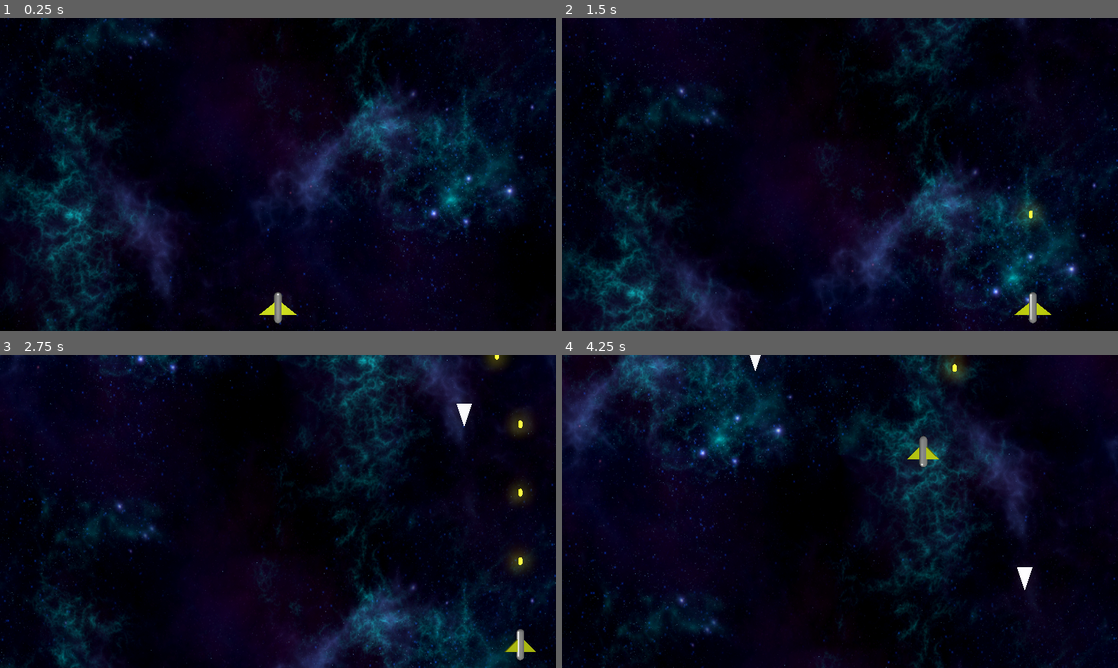
Above: before the commit, frames 1-4 (two rows, left to right).
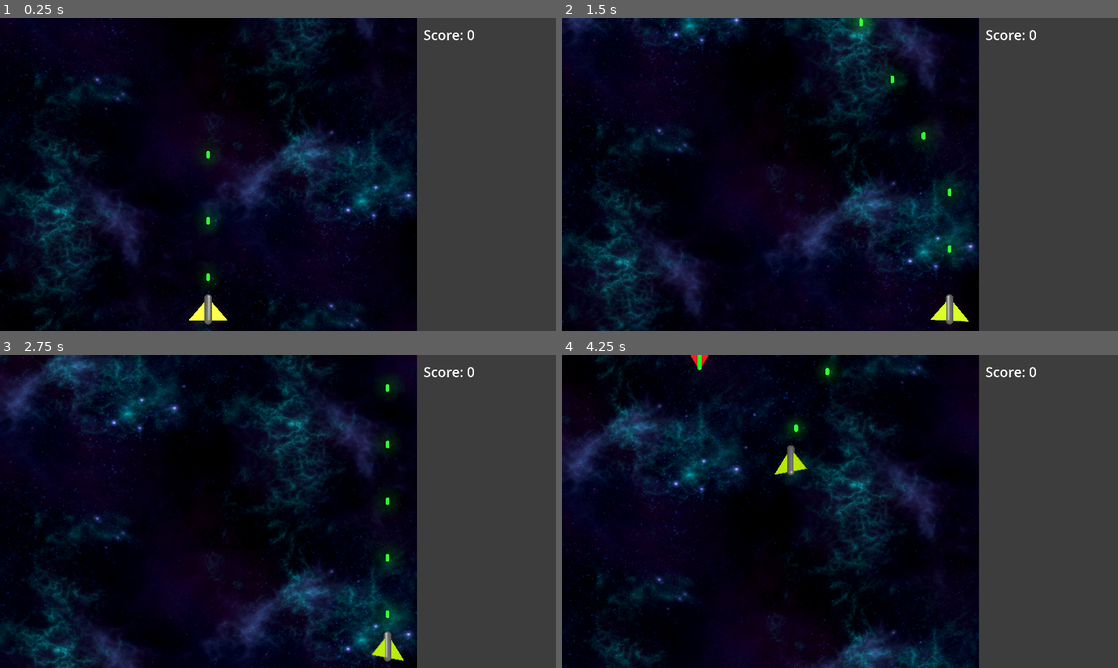
Above: after the commit, the same moments.

Repository: Yatchanek/Galaxxon
Game: Godot game, scene res://world.tscn
Two runs of this game, one before a commit and one after it. Both use one fixed random seed, a clock stepped at 60 frames per second and the inputs below. Before the commit the project has no main scene; this scene is started directly in both runs.
Inputs (mouse positions are in pixels of both pictures, inside the frame that each line leads up to):
- Up to frame 1 (0.25 s): no input
- Up to frame 2 (1.5 s): tap Enter (ui_accept) at 0.5, 1.35 s; move the mouse to (962, 158) at 0.52 s; hold Right (ui_right) 0.53-1.28 s; hold Enter (ui_accept) 0.53-1.28 s; move the mouse to (728, 190) at 1.27 s; hold Down (ui_down) from 1.28 s (still down)
- Up to frame 3 (2.75 s): tap Enter (ui_accept) at 1.52, 1.82 s; move the mouse to (333, 442) at 2.02 s; release Down (ui_down) at 2.03 s; hold Right (ui_right) from 2.03 s (still down); hold Enter (ui_accept) from 2.03 s (still down)
- Up to frame 4 (4.25 s): move the mouse to (812, 574) at 2.77 s; release Right (ui_right) at 2.78 s; release Enter (ui_accept) at 2.78 s; hold Up (ui_up) 2.78-3.53 s; tap Enter (ui_accept) at 2.85, 3.02, 3.32 s; move the mouse to (1006, 558) at 3.52 s; hold Left (ui_left) from 3.53 s (still down); hold Enter (ui_accept) from 3.53 s (still down)

The runs differ from the first frame. In frame 1, 43% of the frame differs, in the area x 0-100%, y 0-100%; in frame 2, 44%; in frame 3, 46%; in frame 4, 49%.

Commit message:
weapon levels and enemy hp

Diff:
--- /dev/null
+++ b/basic_cannon_weapon.gd
@@ -0,0 +1,53 @@
+extends Node3D
+
+@export var fire_rate : float = 0.1
+@export var power_level : int = 1
+@export var bullet_power : int
+@export var spread_fire : bool = false
+@export var is_player_weapon : bool = true
+
+var elapsed_time : float = 0.0
+var can_shoot : bool = true
+
+func _ready() -> void:
+	set_muzzles()
+
+func set_muzzles():
+	for muzzle in get_children():
+		muzzle.queue_free()
+	var interval : float = 1.0
+	var num_muzzles : int = wrapi(power_level, 1, 4)
+	if num_muzzles % 2 == 0:
+		for i in num_muzzles:
+			var muzzle : Marker3D = Marker3D.new()
+			muzzle.position.x = -interval * 0.5 - interval * (num_muzzles / 2 - 1) + i * interval
+			if num_muzzles > 2 and spread_fire:
+				muzzle.rotate_y((num_muzzles / 2) * PI / 16 -  i * PI / 16)
+			add_child(muzzle)
+	else:
+		for i in num_muzzles:
+			var muzzle : Marker3D = Marker3D.new()
+			muzzle.position.x = -interval * ((num_muzzles - 1) / 2) + i * interval
+			if num_muzzles > 2 and spread_fire:
+				muzzle.rotate_y(((num_muzzles - 1) / 2) * PI / 16 -  i * PI / 16)
+			add_child(muzzle)
+
+	bullet_power = power_level / 4 + 1
+
+func _process(delta: float) -> void:
+	if is_player_weapon:
+		if Input.is_action_pressed("ui_accept") and can_shoot:
+			shoot()
+	elif can_shoot:
+		shoot()
+
+	if !can_shoot:
+		elapsed_time += delta
+		if elapsed_time >= fire_rate:
+			can_shoot = true
+			elapsed_time -= fire_rate
+
+func shoot():
+	can_shoot = false
+	for muzzle : Marker3D in get_children():
+		BulletPool.release_from_pool(muzzle, is_player_weapon, bullet_power)
--- /dev/null
+++ b/basic_cannon_weapon.tscn
@@ -0,0 +1,6 @@
+[gd_scene load_steps=2 format=3 uid="uid://cego0uqcbg47c"]
+
+[ext_resource type="Script" uid="uid://b7m2w20eslx5k" path="res://basic_cannon_weapon.gd" id="1_pr41r"]
+
+[node name="BasicCannonWeapon" type="Node3D"]
+script = ExtResource("1_pr41r")
--- a/bkg.gdshader
+++ b/bkg.gdshader
@@ -6,7 +6,7 @@
 
 
 void fragment() {
-	float resolution = 1280.0 / 720.0;
+	float resolution = 60.0 / 50.0;
 	vec2 uv = UV;
 	uv -= 0.5;
 	uv.y /= resolution;
--- /dev/null
+++ b/body_color_shader.gdshader
@@ -0,0 +1,14 @@
+shader_type spatial;
+
+instance uniform vec4 body_color : source_color;
+
+void fragment() {
+	METALLIC = 0.5;
+	ROUGHNESS = 0.5;
+	ALBEDO = body_color.rgb;
+}
+
+//void light() {
+//	// Called for every pixel for every light affecting the material.
+//	// Uncomment to replace the default light processing function with this one.
+//}
--- /dev/null
+++ b/body_material.tres
@@ -0,0 +1,7 @@
+[gd_resource type="ShaderMaterial" load_steps=2 format=3 uid="uid://dqcixbsnrlyye"]
+
+[ext_resource type="Shader" uid="uid://mqvu22jqs3x5" path="res://body_color_shader.gdshader" id="1_mntd7"]
+
+[resource]
+render_priority = 0
+shader = ExtResource("1_mntd7")
--- a/bullet.gd
+++ b/bullet.gd
@@ -2,11 +2,15 @@
 class_name Bullet
 
 @onready var hurtbox : HurtBox = $Hurtbox
+@onready var body : MeshInstance3D = $Body
 
+@export var base_damage : int = 1
 var velocity : Vector3
 var speed : float = 75
 
+var power_level : int = 1
 
+var body_colors : PackedColorArray = [Color(0.0, 3.0, 0.0, 1.0), Color(3.0, 3.0, 0.0, 1.0), Color(3.0, 0.0, 0.0, 1.0)]
 
 func _ready() -> void:
     set_physics_process(false)
@@ -15,9 +19,13 @@
 func _physics_process(delta: float) -> void:
     position += velocity * delta
 
-    if position.x < -40 or position.x > 40 or position.z > 2 or position.z < -40:
+    if position.x < -30 or position.x > 30 or position.z > 2 or position.z < -45:
         return_to_pool()
 
+
+func set_damage():
+    hurtbox.damage = base_damage * power_level
+    body.set_instance_shader_parameter("body_color", body_colors[power_level - 1])
 
 func adjust_collision(is_player_bullet : bool):
     if is_player_bullet:
--- /dev/null
+++ b/bullet.gdshader
@@ -0,0 +1,7 @@
+shader_type spatial;
+
+instance uniform vec4 body_color : source_color;
+
+void fragment() {
+	ALBEDO = body_color.rgb;
+}
--- a/bullet.tscn
+++ b/bullet.tscn
@@ -1,13 +1,15 @@
-[gd_scene load_steps=6 format=3 uid="uid://dsvrbcqig88fv"]
+[gd_scene load_steps=7 format=3 uid="uid://dsvrbcqig88fv"]
 
 [ext_resource type="Script" uid="uid://dfnbjyyrj7tta" path="res://bullet.gd" id="1_v7oki"]
+[ext_resource type="Shader" uid="uid://7xnwjjrrijoq" path="res://bullet.gdshader" id="2_t4vbm"]
 [ext_resource type="Script" uid="uid://dvaeel6ym74wp" path="res://hurtbox.gd" id="2_v8qja"]
 
-[sub_resource type="StandardMaterial3D" id="StandardMaterial3D_v7oki"]
-albedo_color = Color(5, 5, 0, 1)
+[sub_resource type="ShaderMaterial" id="ShaderMaterial_2b2rl"]
+render_priority = 0
+shader = ExtResource("2_t4vbm")
 
 [sub_resource type="CapsuleMesh" id="CapsuleMesh_rtl8c"]
-material = SubResource("StandardMaterial3D_v7oki")
+material = SubResource("ShaderMaterial_2b2rl")
 radius = 0.25
 height = 1.0
 
@@ -19,6 +21,7 @@
 
 [node name="Body" type="MeshInstance3D" parent="."]
 transform = Transform3D(1, 0, 0, 0, -4.37114e-08, 1, 0, -1, -4.37114e-08, 0, 0, 0)
+instance_shader_parameters/body_color = Color(0, 3, 0, 1)
 mesh = SubResource("CapsuleMesh_rtl8c")
 
 [node name="Hurtbox" type="Area3D" parent="." node_paths=PackedStringArray("actor")]
--- a/bullet_pool.gd
+++ b/bullet_pool.gd
@@ -14,12 +14,14 @@
 		add_child.call_deferred(bullet)
 
 
-func release_from_pool(spawning_spot : Marker3D, for_player : bool = false):
+func release_from_pool(spawning_spot : Marker3D, for_player : bool = false, power_level : int = 1):
 	if pool.is_empty():
 		return
 	var bullet : Bullet = pool.pop_back()
 	bullet.global_transform = spawning_spot.global_transform
 	bullet.visible = true
+	bullet.power_level = power_level
+	bullet.set_damage()
 	bullet.adjust_collision(for_player)
 	bullet.start()
 
--- a/enemy.gd
+++ b/enemy.gd
@@ -1,51 +1,41 @@
 extends Node3D
-class_name SineEnemy
+class_name Enemy
 
-@onready var body_pivot : Node3D = $BodyPivot
+@onready var body_pivot = $BodyPivot
 
-@export var turning : bool = true
-@export var yawing : bool = true
+@export var hp : int = 5
+@export var speed : float = 30.0
+
+@export var body_colors : Array[Color] = []
 
 var velocity : Vector3
-var angle : float = 0.0
-var angle_2 : float = 0.0
-var speed : float = 15.0
-
 var rotation_quat : Quaternion
 
+
 func _ready() -> void:
-	velocity = -basis.z * speed
+	velocity = -global_basis.z * speed
 	rotation_quat = body_pivot.transform.basis.get_rotation_quaternion()
+	set_colors()
 
-	if global_basis.z.dot(Vector3.FORWARD) > 0.5:
-		turning = false
-		yawing = false
-
-func _process(delta: float) -> void:
-	angle += delta * 4.0
+func set_colors():
+	for i in body_pivot.get_child_count():
+		var body_part = body_pivot.get_child(i)
+		body_part.set_instance_shader_parameter("body_color", body_colors[i])
 
 
-func _physics_process(delta: float) -> void:
-	velocity = -global_basis.z.rotated(Vector3.UP, PI / 6 * sin(angle)) * speed
-	position += velocity * delta
+func take_damage(amount : float):
+	hp -= amount
+	if hp <= 0:
+		die()
+	else:
+		blink()
 
-	if turning:
-		rotation_quat = Quaternion(Vector3.UP, PI / 6 * sin(angle))
+func blink():
+	for i in body_pivot.get_child_count():
+		var body_part : MeshInstance3D = body_pivot.get_child(i)
+		body_part.set_instance_shader_parameter("body_color", Color.WHITE)
+		await get_tree().create_timer(0.075).timeout
+		body_part.set_instance_shader_parameter("body_color", body_colors[i])
 
-	if yawing:
-		if velocity.z > 0:
-			if turning:
-				rotation_quat *= Quaternion(Vector3.BACK, PI / 6 + PI / 8 * abs(velocity.z) / speed)
-			else:
-				rotation_quat = Quaternion(Vector3.BACK, PI / 6 + PI / 8 * abs(velocity.z) / speed)
-		else:
-			if turning:
-				rotation_quat *= Quaternion(Vector3.BACK, -PI / 6 - PI / 8 * abs(velocity.z) / speed)
-			else:
-				rotation_quat = Quaternion(Vector3.BACK, -PI / 6 - PI / 8 * abs(velocity.z) / speed)
-
-	body_pivot.rotation = body_pivot.transform.basis.get_rotation_quaternion().slerp(rotation_quat, 0.05).get_euler()
-
-
-	if (velocity.x > 0 and position.x > 40) or (velocity.x < 0 and position.x < -40) or (velocity.y > 0 and position.y < 2):
-		queue_free()
+func die():
+	pass
--- a/enemy.tscn
+++ /dev/null
@@ -1,30 +0,0 @@
-[gd_scene load_steps=5 format=3 uid="uid://dppaho64ksomi"]
-
-[ext_resource type="Script" uid="uid://c5186jr5uk3wk" path="res://enemy.gd" id="1_7k104"]
-[ext_resource type="PackedScene" uid="uid://bu881agq7bkoc" path="res://hitbox.tscn" id="2_4gyqm"]
-
-[sub_resource type="PrismMesh" id="PrismMesh_7k104"]
-size = Vector3(2, 3, 0.3)
-
-[sub_resource type="BoxShape3D" id="BoxShape3D_qi2p4"]
-resource_local_to_scene = true
-size = Vector3(2, 0.3, 3)
-
-[node name="Enemy" type="Node3D"]
-script = ExtResource("1_7k104")
-
-[node name="BodyPivot" type="Node3D" parent="."]
-
-[node name="Body" type="MeshInstance3D" parent="BodyPivot"]
-transform = Transform3D(1, 0, 0, 0, -4.37114e-08, 1, 0, -1, -4.37114e-08, 0, 0, -0.5)
-mesh = SubResource("PrismMesh_7k104")
-skeleton = NodePath("../..")
-
-[node name="Hitbox" parent="BodyPivot" node_paths=PackedStringArray("actor") instance=ExtResource("2_4gyqm")]
-transform = Transform3D(1, 0, 0, 0, 1, 0, 0, 0, 1, 0, 0, -0.5)
-actor = NodePath("../..")
-
-[node name="CollisionShape3D" parent="BodyPivot/Hitbox" index="0"]
-shape = SubResource("BoxShape3D_qi2p4")
-
-[editable path="BodyPivot/Hitbox"]
--- a/enemy_path.gd
+++ b/enemy_path.gd
@@ -17,7 +17,6 @@
     var max_z : int = 15
 
     var interval : float = width / (point_num + 1)
-    print(interval)
     max_x = interval * 0.4
     min_x = max_x * 0.75
 
--- /dev/null
+++ b/event_bus.gd
@@ -0,0 +1,4 @@
+extends Node
+
+signal enemy_destroyed
+signal score_changed(score : int)
--- a/hitbox.gd
+++ b/hitbox.gd
@@ -4,5 +4,5 @@
 
 func _on_area_entered(area:Area3D) -> void:
 	if area is HurtBox:
-		actor.queue_free()
+		actor.take_damage(area.damage)
 		area.destroy()
--- /dev/null
+++ b/hud.gd
@@ -0,0 +1,12 @@
+extends Control
+class_name HUD
+
+@onready var score_label : Label = $ScoreLabel
+
+
+func _ready() -> void:
+    EventBus.score_changed.connect(_on_score_changed)
+
+
+func _on_score_changed(score : int):
+    score_label.text = "Score: %d" % score
--- a/player.gd
+++ b/player.gd
@@ -23,11 +23,19 @@
 @onready var body_pivot : Node3D = $BodyPivot
 @onready var body : MeshInstance3D = $BodyPivot/Body
 @onready var shoot_timer : Timer = $ShootTimer
-
+@onready var main_weapon_slot : Node3D = $MainWeaponSlot
 
 var velocity : Vector3 = Vector3.ZERO
 
 var can_shoot : bool = true
+
+var shoot_interval : float = 0.1
+var power_level : int = 9
+var bullet_power : int = 1
+
+var spread_fire : bool = true
+
+
 
 func _physics_process(delta: float) -> void:
 	if controller_type == ControllerType.MOUSE:
@@ -73,14 +81,11 @@
 
 
 	position += velocity * delta
-	position.x = clamp(position.x, -31, 31)
-	position.z = clamp(position.z, -33, 0)
+	position.x = clamp(position.x, -23, 23)
+	position.z = clamp(position.z, -40, 0)
 	position.y = clamp(position.y, -3.5, 15)
 
-	if Input.is_action_pressed("ui_accept") and can_shoot:
-		can_shoot = false
-		BulletPool.release_from_pool($Marker3D, true)
-		shoot_timer.start()
+
 
 
 
--- a/player.tscn
+++ b/player.tscn
@@ -1,24 +1,16 @@
 [gd_scene load_steps=6 format=3 uid="uid://42m5coqfeveg"]
 
 [ext_resource type="Script" uid="uid://80aaxx0ho1tj" path="res://player.gd" id="1_4flbx"]
-
-[sub_resource type="StandardMaterial3D" id="StandardMaterial3D_4flbx"]
-albedo_color = Color(0.381703, 0.381703, 0.381703, 1)
-metallic = 0.5
-roughness = 0.4
+[ext_resource type="Material" uid="uid://dqcixbsnrlyye" path="res://body_material.tres" id="2_onrkg"]
+[ext_resource type="PackedScene" uid="uid://cego0uqcbg47c" path="res://basic_cannon_weapon.tscn" id="3_i3pqv"]
 
 [sub_resource type="CapsuleMesh" id="CapsuleMesh_onrkg"]
-material = SubResource("StandardMaterial3D_4flbx")
+material = ExtResource("2_onrkg")
 height = 4.0
 
-[sub_resource type="StandardMaterial3D" id="StandardMaterial3D_onrkg"]
-albedo_color = Color(0.600552, 0.650064, 0.0330196, 1)
-metallic = 0.5
-roughness = 0.3
-
 [sub_resource type="PrismMesh" id="PrismMesh_fj7yv"]
-material = SubResource("StandardMaterial3D_onrkg")
-size = Vector3(5, 2, 0.25)
+material = ExtResource("2_onrkg")
+size = Vector3(5, 3, 0.25)
 
 [node name="Player" type="Node3D"]
 script = ExtResource("1_4flbx")
@@ -27,19 +19,24 @@
 
 [node name="Body" type="MeshInstance3D" parent="BodyPivot"]
 transform = Transform3D(1, 0, 0, 0, -4.37114e-08, 1, 0, -1, -4.37114e-08, 0, 0, 0)
+instance_shader_parameters/body_color = Color(0.281187, 0.281187, 0.281187, 1)
 mesh = SubResource("CapsuleMesh_onrkg")
 skeleton = NodePath("../..")
 
 [node name="MeshInstance3D" type="MeshInstance3D" parent="BodyPivot"]
 transform = Transform3D(1, 0, 0, 0, -4.37114e-08, 1, 0, -1, -4.37114e-08, 0, 0, 0)
+instance_shader_parameters/body_color = Color(0.603922, 0.764706, 0, 1)
 mesh = SubResource("PrismMesh_fj7yv")
 skeleton = NodePath("../Body")
-
-[node name="Marker3D" type="Marker3D" parent="."]
-transform = Transform3D(1, 0, 0, 0, 1, 0, 0, 0, 1, 0, 0, -3.15412)
 
 [node name="ShootTimer" type="Timer" parent="."]
 wait_time = 0.1
 one_shot = true
 
+[node name="MainWeaponSlot" type="Node3D" parent="."]
+transform = Transform3D(1, 0, 0, 0, 1, 0, 0, 0, 1, 0, 0, -3)
+
+[node name="BasicCannonWeapon" parent="MainWeaponSlot" instance=ExtResource("3_i3pqv")]
+is_player_weapon = false
+
 [connection signal="timeout" from="ShootTimer" to="." method="_on_shoot_timer_timeout"]
--- a/project.godot
+++ b/project.godot
@@ -11,17 +11,21 @@
 [application]
 
 config/name="Galaxxon"
+run/main_scene="uid://g7u1uank1std"
 config/features=PackedStringArray("4.4", "GL Compatibility")
 config/icon="res://icon.svg"
 
 [autoload]
 
+EventBus="*res://event_bus.gd"
 BulletPool="*res://bullet_pool.tscn"
 
 [display]
 
-window/size/viewport_width=1280
-window/size/viewport_height=720
+window/size/viewport_width=1920
+window/size/viewport_height=1080
+window/size/window_width_override=1280
+window/size/window_height_override=720
 window/stretch/mode="viewport"
 
 [rendering]
--- /dev/null
+++ b/sine_enemy.gd
@@ -0,0 +1,46 @@
+extends Enemy
+class_name SineEnemy
+
+@export var yawing : bool = false
+@export var rolling : bool = false
+@export var turning : bool = false
+
+var angle : float = 0.0
+var angle_2 : float = 0.0
+
+func _ready() -> void:
+	super()
+	set_process(turning)
+
+func _process(delta: float) -> void:
+	angle += delta * 4.0
+
+
+func _physics_process(delta: float) -> void:
+	velocity = -global_basis.z.rotated(Vector3.UP, PI / 6 * sin(angle)) * speed
+	position += velocity * delta
+
+	if yawing:
+		rotation_quat = Quaternion(Vector3.UP, PI / 6 * sin(angle))
+
+	if rolling:
+		if -global_basis.z.cross(velocity).y > 0:
+			if yawing:
+				rotation_quat *= Quaternion(Vector3.BACK, PI / 8 + PI / 12 * abs(velocity.z) / speed)
+			else:
+				rotation_quat = Quaternion(Vector3.BACK, PI / 8 + PI / 12 * abs(velocity.z) / speed)
+		else:
+			if yawing:
+				rotation_quat *= Quaternion(Vector3.BACK, -PI / 8 - PI / 12 * abs(velocity.z) / speed)
+			else:
+				rotation_quat = Quaternion(Vector3.BACK, -PI / 8 - PI / 12 * abs(velocity.z) / speed)
+
+	body_pivot.rotation = body_pivot.transform.basis.get_rotation_quaternion().slerp(rotation_quat, 0.05).get_euler()
+
+
+	if (velocity.x > 0 and position.x > 40) or (velocity.x < 0 and position.x < -40) or (velocity.y > 0 and position.y < 2):
+		queue_free()
+
+func die():
+	EventBus.enemy_destroyed.emit()
+	queue_free()
--- /dev/null
+++ b/sine_enemy.tscn
@@ -0,0 +1,45 @@
+[gd_scene load_steps=7 format=3 uid="uid://dppaho64ksomi"]
+
+[ext_resource type="Script" uid="uid://c5186jr5uk3wk" path="res://sine_enemy.gd" id="1_7k104"]
+[ext_resource type="PackedScene" uid="uid://bu881agq7bkoc" path="res://hitbox.tscn" id="2_4gyqm"]
+[ext_resource type="Material" uid="uid://dqcixbsnrlyye" path="res://body_material.tres" id="2_qi2p4"]
+
+[sub_resource type="PrismMesh" id="PrismMesh_7k104"]
+material = ExtResource("2_qi2p4")
+size = Vector3(3, 2.5, 0.3)
+
+[sub_resource type="CapsuleMesh" id="CapsuleMesh_4gyqm"]
+material = ExtResource("2_qi2p4")
+radius = 0.3
+height = 3.0
+
+[sub_resource type="BoxShape3D" id="BoxShape3D_qi2p4"]
+resource_local_to_scene = true
+size = Vector3(3, 0.3, 2.5)
+
+[node name="SineEnemy" type="Node3D"]
+script = ExtResource("1_7k104")
+speed = 10.0
+body_colors = Array[Color]([Color(1, 0, 0, 1), Color(0, 1, 0, 1)])
+
+[node name="BodyPivot" type="Node3D" parent="."]
+
+[node name="Wings" type="MeshInstance3D" parent="BodyPivot"]
+transform = Transform3D(1, 0, 0, 0, -4.37114e-08, 1, 0, -1, -4.37114e-08, 0, 0, -0.5)
+instance_shader_parameters/body_color = Color(0, 0, 0, 1)
+mesh = SubResource("PrismMesh_7k104")
+skeleton = NodePath("../..")
+
+[node name="Body" type="MeshInstance3D" parent="BodyPivot"]
+transform = Transform3D(1, 0, 0, 0, -4.37114e-08, 1, 0, -1, -4.37114e-08, 0, 0, -0.25)
+instance_shader_parameters/body_color = Color(0, 0, 0, 1)
+mesh = SubResource("CapsuleMesh_4gyqm")
+
+[node name="Hitbox" parent="BodyPivot/Body" node_paths=PackedStringArray("actor") instance=ExtResource("2_4gyqm")]
+transform = Transform3D(1, 0, 0, 0, -4.37114e-08, -1, 0, 1, -4.37114e-08, 0, 0.25, 1.09278e-08)
+actor = NodePath("../../..")
+
+[node name="CollisionShape3D" parent="BodyPivot/Body/Hitbox" index="0"]
+shape = SubResource("BoxShape3D_qi2p4")
+
+[editable path="BodyPivot/Body/Hitbox"]
--- /dev/null
+++ b/wave_spawner.gd
@@ -0,0 +1,53 @@
+extends Node3D
+
+@export var enemy_scene : PackedScene
+
+var slots : Array[Vector4i] = []
+
+func _ready() -> void:
+	for i in range(-20, 21, 5):
+		slots.append(Vector4i(0, 0, 0, 0))
+
+func spawn_enemy(x_coord: float, idx : int):
+	var enemy : SineEnemy = enemy_scene.instantiate()
+	enemy.position = Vector3(x_coord, 0, -50)
+	enemy.rotate_y(PI)
+	enemy.turning = bool(slots[idx].y)
+	enemy.yawing = bool(slots[idx].z)
+	enemy.rolling = bool(slots[idx].w)
+
+	get_parent().add_child.call_deferred(enemy)
+
+func get_free_slot() -> int:
+	var idx : int = -1
+	var attempts : int = 0
+	idx = randi() % slots.size()
+	while slots[idx].x > 0:
+		if attempts > 15:
+			return -1
+		idx = randi() % slots.size()
+		attempts += 1
+
+	return idx
+
+func generate_wave():
+	var roll : float = randf()
+	var num_waves : int = 1
+	if roll > 0.66:
+		num_waves = 2
+	if roll > 0.9:
+		num_waves = 3
+	for i in num_waves:
+		var idx : int = get_free_slot()
+		if idx >= 0:
+			var turning : int = 0 if randf() < 0.5 else 1
+			slots[idx] = Vector4i(randi_range(1, 6), turning, 0, 0)
+
+func _on_timer_timeout() -> void:
+	for i in slots.size():
+		if slots[i].x > 0:
+			slots[i].x -= 1
+			spawn_enemy(-20 + i * 5, i)
+
+	if randf() < 0.25:
+		generate_wave()
--- /dev/null
+++ b/wave_spawner.tscn
@@ -0,0 +1,11 @@
+[gd_scene load_steps=2 format=3 uid="uid://b6uy32367mh8b"]
+
+[ext_resource type="Script" uid="uid://dexp6vt7bwsys" path="res://wave_spawner.gd" id="1_ryks6"]
+
+[node name="WaveSpawner" type="Node3D"]
+script = ExtResource("1_ryks6")
+
+[node name="Timer" type="Timer" parent="."]
+autostart = true
+
+[connection signal="timeout" from="Timer" to="." method="_on_timer_timeout"]
--- a/world.gd
+++ b/world.gd
@@ -4,6 +4,16 @@
 @onready var player : Player = $Player
 @onready var galaga_camera : Camera3D = $GalagaCamera
 @onready var zaxxon_camera : Camera3D = $ZaxxonCamera
+
+var score : int = 0
+
+func _ready() -> void:
+	EventBus.enemy_destroyed.connect(_on_enemy_destroyed)
+
+
+func _on_enemy_destroyed():
+	score += 100
+	EventBus.score_changed.emit(score)
 
 func get_projected_mouse_position() -> Vector3:
 	var projected_pos : Vector3 = Vector3.ZERO
--- a/world.tscn
+++ b/world.tscn
@@ -1,11 +1,19 @@
-[gd_scene load_steps=10 format=3 uid="uid://g7u1uank1std"]
+[gd_scene load_steps=12 format=3 uid="uid://g7u1uank1std"]
 
 [ext_resource type="Script" uid="uid://cn012ndn2bvy8" path="res://world.gd" id="1_aqk2v"]
 [ext_resource type="PackedScene" uid="uid://42m5coqfeveg" path="res://player.tscn" id="1_f3sb7"]
 [ext_resource type="Shader" uid="uid://ds4psquedce46" path="res://bkg.gdshader" id="2_tlwt5"]
 [ext_resource type="Texture2D" uid="uid://d4htv2b22v1hw" path="res://bkg.png" id="3_aqk2v"]
-[ext_resource type="PackedScene" uid="uid://bvhtewhaposf5" path="res://path_enemy_spawner.tscn" id="5_036b0"]
-[ext_resource type="PackedScene" uid="uid://dppaho64ksomi" path="res://enemy.tscn" id="6_dwbse"]
+[ext_resource type="Script" uid="uid://b243f52hq6y1h" path="res://hud.gd" id="3_pkg7o"]
+[ext_resource type="PackedScene" uid="uid://b6uy32367mh8b" path="res://wave_spawner.tscn" id="5_036b0"]
+[ext_resource type="PackedScene" uid="uid://dppaho64ksomi" path="res://sine_enemy.tscn" id="6_dwbse"]
+
+[sub_resource type="Environment" id="Environment_dwbse"]
+glow_enabled = true
+glow_bloom = 0.2
+
+[sub_resource type="LabelSettings" id="LabelSettings_dwbse"]
+font_size = 47
 
 [sub_resource type="ShaderMaterial" id="ShaderMaterial_036b0"]
 render_priority = 0
@@ -15,17 +23,13 @@
 
 [sub_resource type="PlaneMesh" id="PlaneMesh_f3sb7"]
 material = SubResource("ShaderMaterial_036b0")
-size = Vector2(75, 50)
-
-[sub_resource type="Environment" id="Environment_dwbse"]
-glow_enabled = true
-glow_bloom = 0.2
+size = Vector2(60, 50)
 
 [node name="World" type="Node3D"]
 script = ExtResource("1_aqk2v")
 
 [node name="GalagaCamera" type="Camera3D" parent="."]
-transform = Transform3D(1, 0, 0, 0, -4.37114e-08, 1, 0, -1, -4.37114e-08, 0, 10.399, -17)
+transform = Transform3D(1, 0, 0, 0, 0.258819, 0.965926, 0, -0.965926, 0.258819, 9, 16.4736, -13.4165)
 projection = 1
 current = true
 size = 40.0
@@ -42,12 +46,43 @@
 [node name="Player" parent="." node_paths=PackedStringArray("world") instance=ExtResource("1_f3sb7")]
 world = NodePath("..")
 
+[node name="WorldEnvironment" type="WorldEnvironment" parent="."]
+environment = SubResource("Environment_dwbse")
+
+[node name="CanvasLayer" type="CanvasLayer" parent="."]
+
+[node name="HUD" type="Control" parent="CanvasLayer"]
+custom_minimum_size = Vector2(480, 0)
+layout_mode = 3
+anchors_preset = 11
+anchor_left = 1.0
+anchor_right = 1.0
+anchor_bottom = 1.0
+grow_horizontal = 0
+grow_vertical = 2
+script = ExtResource("3_pkg7o")
+
+[node name="ColorRect" type="ColorRect" parent="CanvasLayer/HUD"]
+layout_mode = 1
+anchors_preset = 15
+anchor_right = 1.0
+anchor_bottom = 1.0
+grow_horizontal = 2
+grow_vertical = 2
+color = Color(0.241156, 0.241156, 0.241156, 1)
+
+[node name="ScoreLabel" type="Label" parent="CanvasLayer/HUD"]
+layout_mode = 0
+offset_left = 22.0
+offset_top = 23.0
+offset_right = 478.0
+offset_bottom = 88.0
+text = "Score: 0"
+label_settings = SubResource("LabelSettings_dwbse")
+
 [node name="Background" type="MeshInstance3D" parent="."]
-transform = Transform3D(1, 0, 0, 0, 1, 0, 0, 0, 1, 0, -5, -13.7602)
+transform = Transform3D(1, 0, 0, 0, 1, 0, 0, 0, 1, 2, -5, -15.6546)
 mesh = SubResource("PlaneMesh_f3sb7")
 
-[node name="PathEnemySpawner" parent="." instance=ExtResource("5_036b0")]
-sine_enemy_scene = ExtResource("6_dwbse")
-
-[node name="WorldEnvironment" type="WorldEnvironment" parent="."]
-environment = SubResource("Environment_dwbse")
+[node name="WaveSpawner" parent="." instance=ExtResource("5_036b0")]
+enemy_scene = ExtResource("6_dwbse")
Not shown, added: basic_cannon_weapon.gd.uid
Not shown, added: body_color_shader.gdshader.uid
Not shown, added: bullet.gdshader.uid
Not shown, changed: enemy.gd.uid
Not shown, added: event_bus.gd.uid
Not shown, added: hud.gd.uid
Not shown, added: sine_enemy.gd.uid
Not shown, added: wave_spawner.gd.uid
